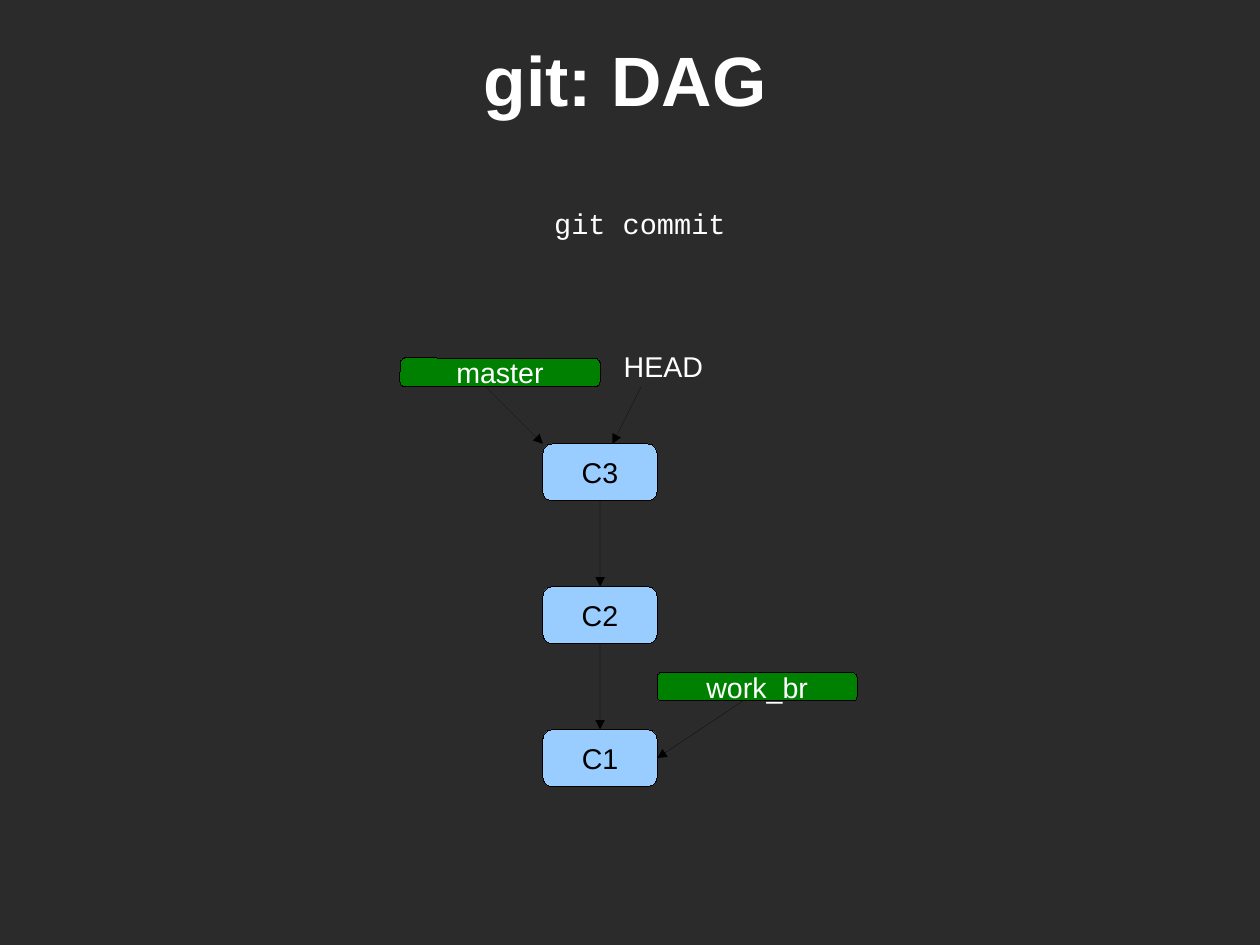
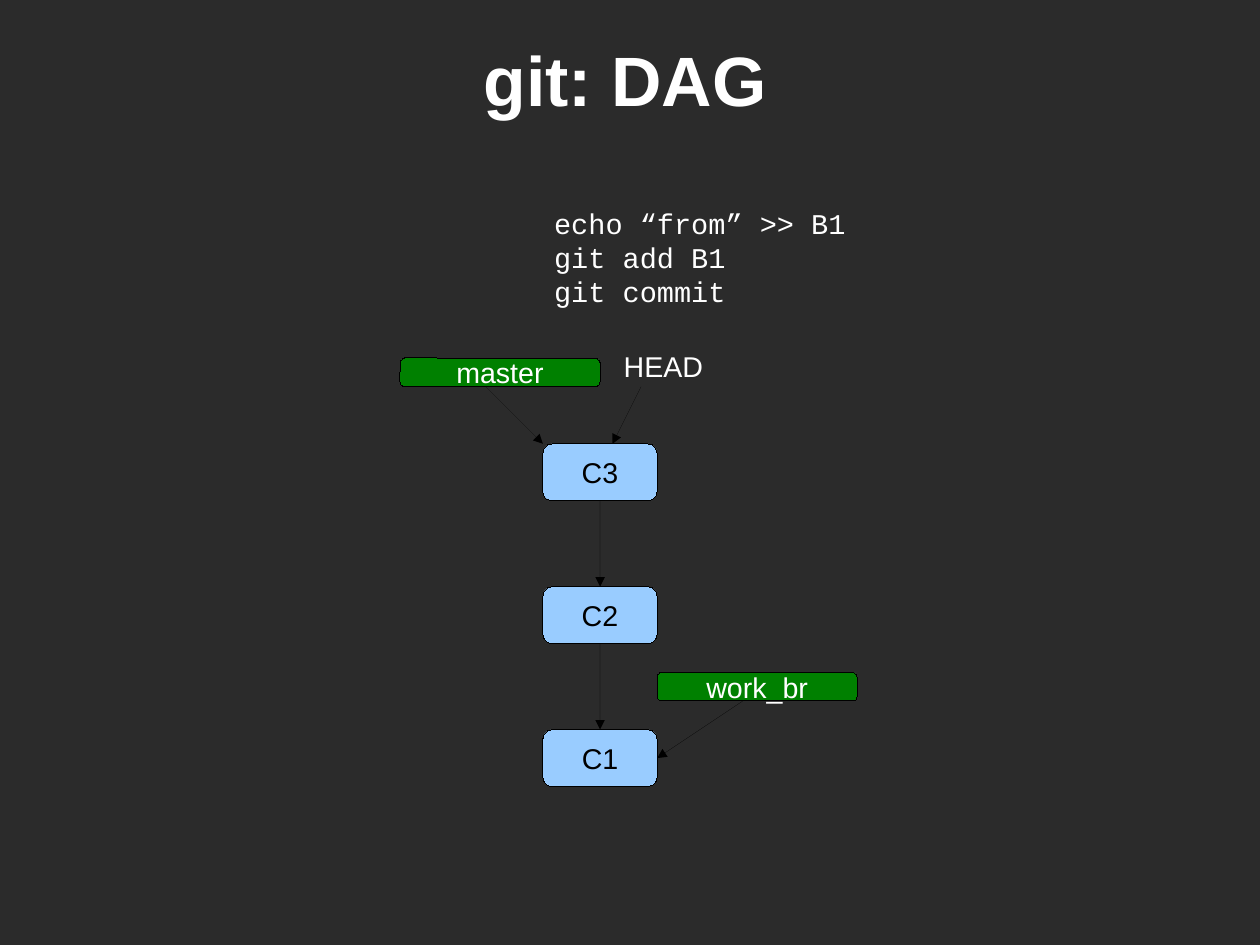
Before and after one commit to glonnon/git-demo, a slide deck: slide 21 of git_boise_web_tech.odp. Drawn at 1260x945 pixels with LibreOffice and Linux fonts; fonts in the diff are those of the drawing; background and template pictures are left out; a plain dark background stands for a picture behind light text. Boxes give left, top, right and bottom in pixels: in the first picture for what was removed or moved away, otherwise in the second. Text is boxed around its words. In the diff, an @@ line names an element or a change of style, - is before the commit and + after.

```diff
--- a/git_boise_web_tech.odp
+++ b/git_boise_web_tech.odp
@@ text at (554,213,845,274): paragraphs added @@
+echo “from” >> B1
+git add B1
```
Also in this commit, not shown: 11 other slides changed.
